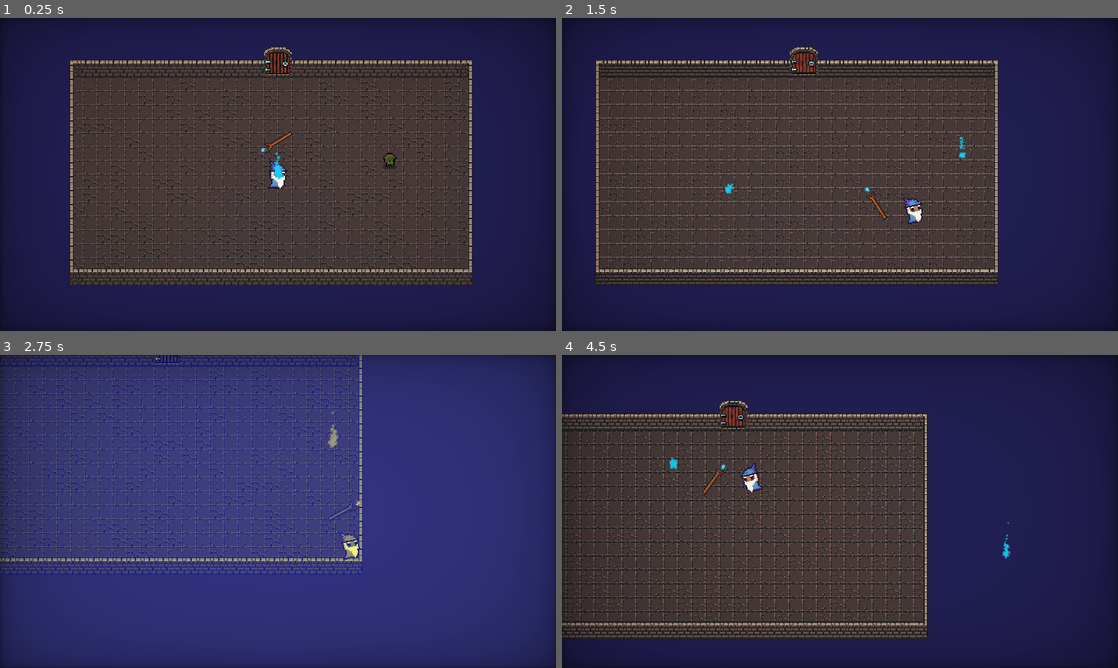
Above: before the commit, frames 1-4 (two rows, left to right).
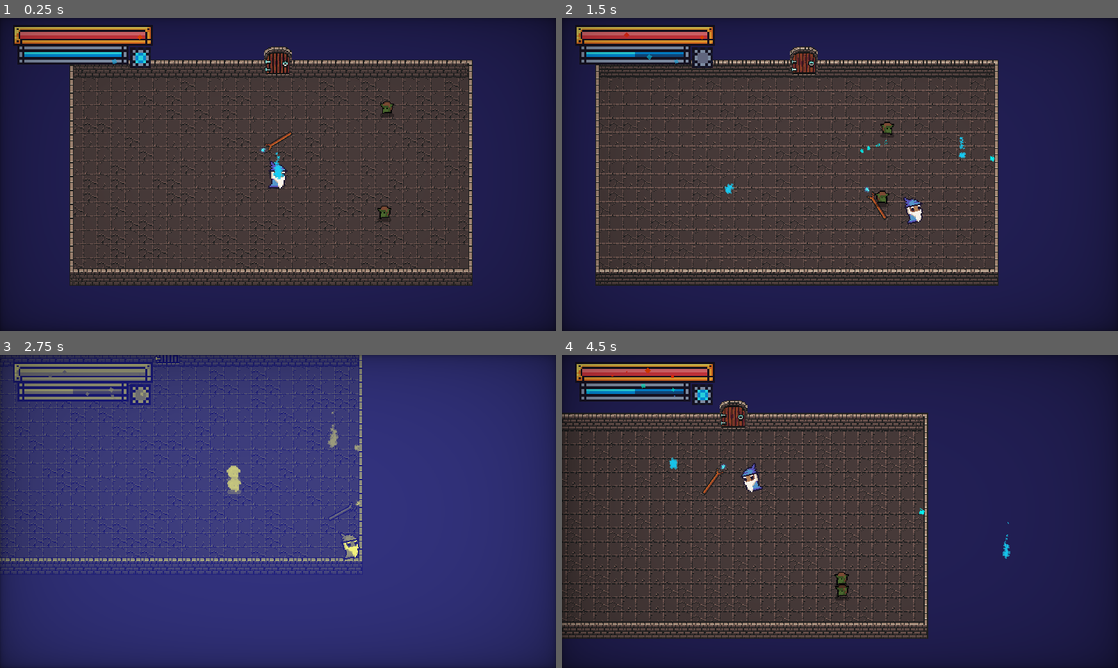
Above: after the commit, the same moments.

Repository: SasVel/WhimsicalLilMagicMan
Game: Godot game, scene res://World/Main.tscn
The game is run twice, just before and just after one commit, with the same random seed, the same clock (stepped at 60 frames per second) and the same inputs.
Inputs (mouse positions are in pixels of both pictures, inside the frame that each line leads up to):
- Up to frame 1 (0.25 s): no input
- Up to frame 2 (1.5 s): move the mouse to (962, 158) at 0.52 s; hold Right (ui_right) 0.53-1.28 s; click (962, 158) at 0.6 s; move the mouse to (728, 190) at 1.27 s; hold Down (ui_down) from 1.28 s (still down); click (728, 190) at 1.35 s
- Up to frame 3 (2.75 s): move the mouse to (333, 442) at 2.02 s; release Down (ui_down) at 2.03 s; hold Right (ui_right) from 2.03 s (still down); tap Space (world_change) at 2.1 s; click (333, 442) at 2.3 s
- Up to frame 4 (4.5 s): move the mouse to (812, 574) at 2.77 s; release Right (ui_right) at 2.78 s; hold Up (ui_up) 2.78-3.53 s; click (812, 574) at 2.85 s; move the mouse to (1006, 558) at 3.52 s; hold Left (ui_left) from 3.53 s (still down); click (1006, 558) at 3.6 s; move the mouse to (673, 464) at 4.27 s; tap Space (world_change) at 4.35 s

The runs differ from the first frame. In frame 1, 3.3% of the frame differs, in the area x 2-72%, y 2-66%; in frame 2, 3.3%; in frame 3, 3.0%; in frame 4, 3.3%.

Commit message:
Stats logic + Enemy AI

Diff:
--- /dev/null
+++ b/Effects/CustomEffects/HealthUI/HealthParticleEffect.tscn
@@ -0,0 +1,44 @@
+[gd_scene load_steps=7 format=3 uid="uid://cic11yujycixo"]
+
+[ext_resource type="PackedScene" uid="uid://kyuyb5042dv" path="res://Effects/ParticleEffect.tscn" id="1_g54ol"]
+
+[sub_resource type="Curve" id="Curve_xg52y"]
+min_value = -1.0
+_data = [Vector2(0, 1), 0.0, 0.0, 0, 0, Vector2(1, 1), 0.0, 0.0, 0, 0]
+point_count = 2
+
+[sub_resource type="CurveTexture" id="CurveTexture_e8323"]
+curve = SubResource("Curve_xg52y")
+
+[sub_resource type="Curve" id="Curve_80xyt"]
+_data = [Vector2(0, 0.890909), 0.0, -0.0738363, 0, 0, Vector2(1, 0.254545), -0.636364, 0.0, 1, 0]
+point_count = 2
+
+[sub_resource type="CurveTexture" id="CurveTexture_kjg5a"]
+curve = SubResource("Curve_80xyt")
+
+[sub_resource type="ParticleProcessMaterial" id="ParticleProcessMaterial_sn0k4"]
+resource_local_to_scene = true
+lifetime_randomness = 0.2
+emission_shape = 3
+emission_box_extents = Vector3(2, 2, 2)
+particle_flag_disable_z = true
+direction = Vector3(0, 0, 0)
+gravity = Vector3(0, 0, 0)
+orbit_velocity_min = 0.0
+orbit_velocity_max = 0.0
+angle_min = -90.0
+angle_max = 90.0
+scale_min = 4.0
+scale_max = 6.0
+scale_curve = SubResource("CurveTexture_kjg5a")
+color = Color(1, 0.0941176, 0.0117647, 0.662745)
+hue_variation_min = -0.1
+hue_variation_max = 0.1
+hue_variation_curve = SubResource("CurveTexture_e8323")
+
+[node name="HealthParticleEffect" instance=ExtResource("1_g54ol")]
+amount = 4
+process_material = SubResource("ParticleProcessMaterial_sn0k4")
+lifetime = 2.0
+speed_scale = 0.5
--- /dev/null
+++ b/Effects/CustomEffects/HealthUI/ManaParticleEffect.tscn
@@ -0,0 +1,35 @@
+[gd_scene load_steps=5 format=3 uid="uid://tyj76s5s5kli"]
+
+[ext_resource type="PackedScene" uid="uid://kyuyb5042dv" path="res://Effects/ParticleEffect.tscn" id="1_bww42"]
+
+[sub_resource type="Curve" id="Curve_80xyt"]
+_data = [Vector2(0, 0.890909), 0.0, -0.0738363, 0, 0, Vector2(1, 0.254545), -0.636364, 0.0, 1, 0]
+point_count = 2
+
+[sub_resource type="CurveTexture" id="CurveTexture_kjg5a"]
+curve = SubResource("Curve_80xyt")
+
+[sub_resource type="ParticleProcessMaterial" id="ParticleProcessMaterial_m1b1y"]
+resource_local_to_scene = true
+lifetime_randomness = 0.2
+emission_shape = 3
+emission_box_extents = Vector3(55, 10, 2)
+particle_flag_disable_z = true
+direction = Vector3(0, 0, 0)
+gravity = Vector3(0, 0, 0)
+orbit_velocity_min = 0.0
+orbit_velocity_max = 0.0
+angle_min = -90.0
+angle_max = 90.0
+scale_min = 4.0
+scale_max = 6.0
+scale_curve = SubResource("CurveTexture_kjg5a")
+color = Color(0, 0.811765, 0.901961, 0.690196)
+hue_variation_min = -0.1
+hue_variation_max = 0.1
+
+[node name="ManaParticleEffect" instance=ExtResource("1_bww42")]
+amount = 5
+process_material = SubResource("ParticleProcessMaterial_m1b1y")
+lifetime = 2.0
+speed_scale = 0.5
--- /dev/null
+++ b/Effects/ParticleEffect.tscn
@@ -0,0 +1,27 @@
+[gd_scene load_steps=4 format=3 uid="uid://kyuyb5042dv"]
+
+[sub_resource type="Curve" id="Curve_80xyt"]
+_data = [Vector2(0, 0.890909), 0.0, -0.0738363, 0, 0, Vector2(1, 0.254545), -0.636364, 0.0, 1, 0]
+point_count = 2
+
+[sub_resource type="CurveTexture" id="CurveTexture_kjg5a"]
+curve = SubResource("Curve_80xyt")
+
+[sub_resource type="ParticleProcessMaterial" id="ParticleProcessMaterial_bycld"]
+resource_local_to_scene = true
+lifetime_randomness = 0.2
+emission_shape = 3
+emission_box_extents = Vector3(2, 2, 2)
+particle_flag_disable_z = true
+direction = Vector3(0, 0, 0)
+gravity = Vector3(0, 0, 0)
+orbit_velocity_min = 0.0
+orbit_velocity_max = 0.0
+angle_min = -90.0
+angle_max = 90.0
+scale_min = 2.0
+scale_max = 4.0
+scale_curve = SubResource("CurveTexture_kjg5a")
+
+[node name="ParticleEffect" type="GPUParticles2D"]
+process_material = SubResource("ParticleProcessMaterial_bycld")
--- a/Enemies/Goblin/Enemy.gd
+++ b/Enemies/Goblin/Enemy.gd
@@ -1,7 +1,10 @@
 extends RigidBody2D
 
 @onready var sprites = $MainSprite
-@export var SPEED = 50
+@export var SPEED = 100
+@export var MAX_SPEED = 300
+var directionToPlayer = Vector2.ZERO
+@onready var stats = $Stats
 
 enum {
 	IDLE,
@@ -16,22 +19,23 @@
 	match state:
 		IDLE:
 			sprites.animation = "Idle"
-			idle_state()
+			idle_state(delta)
 		RUN:
 			sprites.animation = "Run"
 			run_state(delta)
+	directionToPlayer = self.position.direction_to(GlobalInfo.playerPos)
 
-
-func idle_state():
-	pass
+func idle_state(delta):
+	if self.linear_velocity != Vector2.ZERO:
+		self.linear_velocity = self.linear_velocity.move_toward(Vector2.ZERO, SPEED * delta)
 
 func run_state(delta):
-	self.position = self.position.move_toward(GlobalInfo.playerPos, SPEED * delta)
+	if self.linear_velocity.x < MAX_SPEED || self.linear_velocity.y < MAX_SPEED:
+		self.apply_central_impulse(directionToPlayer * SPEED * delta * 2)
 	if GlobalInfo.playerPos.x > self.position.x:
 		sprites.flip_h = false
 	else:
 		sprites.flip_h = true
-
 
 func _on_player_detection_zone_body_entered(body):
 	if body is Player:
@@ -49,4 +53,10 @@
 		sprites.material.set_shader_parameter("flash_opacity", 0)
 
 func _on_hurt_box_area_entered(area):
+	var entity = area.get_parent()
+	print(entity.velocity)
+	self.apply_central_impulse(entity.velocity * 2)
+	stats.health -= area.damage
+
+func _on_stats_no_health():
 	queue_free()
--- a/Enemies/Goblin/EnemyGoblin.tscn
+++ b/Enemies/Goblin/EnemyGoblin.tscn
@@ -115,7 +115,7 @@
 height = 14.0
 
 [sub_resource type="CircleShape2D" id="CircleShape2D_6x28b"]
-radius = 120.337
+radius = 180.1
 
 [sub_resource type="CircleShape2D" id="CircleShape2D_yxlgp"]
 radius = 7.0
@@ -127,13 +127,13 @@
 y_sort_enabled = true
 collision_layer = 4
 collision_mask = 5
-inertia = 1.0
+mass = 5.0
 gravity_scale = 0.0
 lock_rotation = true
 script = ExtResource("1_h6it2")
 
 [node name="Stats" parent="." instance=ExtResource("2_j85s0")]
-max_health = 2
+max_health = 5
 
 [node name="MainSprite" type="AnimatedSprite2D" parent="."]
 material = SubResource("ShaderMaterial_uhtbg")
@@ -150,7 +150,6 @@
 shape = SubResource("CapsuleShape2D_aacr7")
 
 [node name="PlayerDetectionZone" type="Area2D" parent="."]
-visible = false
 collision_layer = 32
 collision_mask = 2
 
@@ -171,6 +170,7 @@
 [node name="CollisionShape2D" parent="HurtBox" index="0"]
 shape = SubResource("CircleShape2D_imf5a")
 
+[connection signal="no_health" from="Stats" to="." method="_on_stats_no_health"]
 [connection signal="body_entered" from="PlayerDetectionZone" to="." method="_on_player_detection_zone_body_entered"]
 [connection signal="body_exited" from="PlayerDetectionZone" to="." method="_on_player_detection_zone_body_exited"]
 [connection signal="area_entered" from="HurtBox" to="." method="_on_hurt_box_area_entered"]
--- a/MagicBullet/MagicBullet.tscn
+++ b/MagicBullet/MagicBullet.tscn
@@ -5,7 +5,7 @@
 [ext_resource type="PackedScene" uid="uid://ye6sscbkfm3t" path="res://Interaction Boxes/HurtBox.tscn" id="3_m8j2d"]
 
 [sub_resource type="CircleShape2D" id="CircleShape2D_du8i2"]
-radius = 4.0
+radius = 2.0
 
 [sub_resource type="Curve" id="Curve_80xyt"]
 _data = [Vector2(0, 0.890909), 0.0, -0.0738363, 0, 0, Vector2(1, 0.254545), -0.636364, 0.0, 1, 0]
@@ -41,6 +41,7 @@
 collision_layer = 2
 motion_mode = 1
 script = ExtResource("1_0w5fa")
+mana_cost = 5
 
 [node name="CollisionShape2D" type="CollisionShape2D" parent="."]
 shape = SubResource("CircleShape2D_du8i2")
@@ -64,6 +65,7 @@
 collision_layer = 64
 collision_mask = 5
 collision_priority = 2.0
+input_pickable = false
 
 [node name="CollisionShape2D" parent="HurtBox" index="0"]
 shape = SubResource("CircleShape2D_ubrv5")
--- a/Player/Movement.gd
+++ b/Player/Movement.gd
@@ -8,6 +8,7 @@
 var CURR_SPEED = SPEED;
 @onready var staff = $Staff
 @onready var Bullet = preload("res://MagicBullet/MagicBullet.tscn")
+
 enum {
 	IDLE,
 	MOVE
@@ -68,13 +69,13 @@
 		else:
 			GlobalInfo.worldState = GlobalInfo.worldStateEnum.MAIN
 
-	if Input.is_action_just_pressed("shoot"):
-		shoot_bullet()
+	if Input.is_action_just_pressed("shoot") && GlobalInfo.worldState == GlobalInfo.worldStateEnum.MAIN:
+		shoot()
 
 	GlobalInfo.playerPos = self.position
 	move_and_slide()
 
-func shoot_bullet():
+func shoot():
 	var bullet = Bullet.instantiate()
 	if PlayerStats.mana >= bullet.mana_cost:
 		bullet.position = staff.gemPos
@@ -82,6 +83,8 @@
 
 func _on_hurt_box_area_entered(area):
 	PlayerStats.health -= area.damage
+	var enemy = area.get_parent()
+	enemy.apply_central_impulse(Vector2())
 
 func on_no_health():
 	queue_free()
--- a/Player/Player.tscn
+++ b/Player/Player.tscn
@@ -1,19 +1,14 @@
-[gd_scene load_steps=33 format=3 uid="uid://jl61vuqhndiy"]
+[gd_scene load_steps=31 format=3 uid="uid://jl61vuqhndiy"]
 
 [ext_resource type="Script" path="res://Player/Movement.gd" id="1_mc25c"]
 [ext_resource type="SpriteFrames" uid="uid://bkw57ne00h0tj" path="res://Player/PlayerFrames.tres" id="2_oncrt"]
 [ext_resource type="PackedScene" uid="uid://cd52a7v1fir0t" path="res://World/Camera/MainCamera.tscn" id="2_s4cnw"]
-[ext_resource type="PackedScene" uid="uid://c485f0w3fc2fr" path="res://Interaction Boxes/HitBox.tscn" id="5_03hwv"]
 [ext_resource type="PackedScene" uid="uid://vg0a2afxvfi6" path="res://Player/Staff/Staff.tscn" id="6_8wy8g"]
 [ext_resource type="PackedScene" uid="uid://ye6sscbkfm3t" path="res://Interaction Boxes/HurtBox.tscn" id="6_ovi2f"]
 
 [sub_resource type="CapsuleShape2D" id="CapsuleShape2D_fwx1s"]
 radius = 5.0
 height = 18.0
-
-[sub_resource type="CapsuleShape2D" id="CapsuleShape2D_b66ad"]
-radius = 8.0
-height = 24.0
 
 [sub_resource type="CapsuleShape2D" id="CapsuleShape2D_y2nrq"]
 radius = 8.0
@@ -319,17 +314,9 @@
 rotation = 1.5708
 shape = SubResource("CapsuleShape2D_fwx1s")
 
-[node name="HitBox" parent="." instance=ExtResource("5_03hwv")]
-collision_layer = 2
-collision_mask = 16
-
-[node name="CollisionShape2D" parent="HitBox" index="0"]
-position = Vector2(0, 3)
-shape = SubResource("CapsuleShape2D_b66ad")
-
 [node name="HurtBox" parent="." instance=ExtResource("6_ovi2f")]
 collision_layer = 8
-collision_mask = 0
+collision_mask = 4
 
 [node name="CollisionShape2D" parent="HurtBox" index="0"]
 position = Vector2(0, 3)
@@ -350,5 +337,4 @@
 
 [connection signal="area_entered" from="HurtBox" to="." method="_on_hurt_box_area_entered"]
 
-[editable path="HitBox"]
 [editable path="HurtBox"]
--- a/Player/PlayerStats.tscn
+++ b/Player/PlayerStats.tscn
@@ -5,7 +5,7 @@
 
 [node name="PlayerStats" instance=ExtResource("1_w4q2y")]
 script = ExtResource("2_m6aku")
-max_mana = 10
+max_mana = 20
 mana_regen_per_tick = 1
 
 [node name="ManaTickTimer" type="Timer" parent="." index="0"]
--- a/Stats/Stats.gd
+++ b/Stats/Stats.gd
@@ -15,6 +15,5 @@
 func set_health(val):
 	emit_signal("changed_health", val)
 	health = clamp(val, 0, max_health + 1)
-	print(health)
 	if health <= 0:
 		emit_signal("no_health")
--- a/UI/HealthUI/StatsUI.gd
+++ /dev/null
@@ -1,16 +0,0 @@
-extends Control
-
-@onready var healthBar = $HealthBar
-
-func _ready():
-	healthBar.max_value = PlayerStats.max_health
-	healthBar.value = PlayerStats.health
-
-	PlayerStats.changed_health.connect(on_changed_health)
-	PlayerStats.no_health.connect(on_no_health)
-
-func on_changed_health(val):
-	healthBar.value = val
-
-func on_no_health():
-	self.visible = false
--- a/UI/HealthUI/StatsUI.tscn
+++ /dev/null
@@ -1,21 +0,0 @@
-[gd_scene load_steps=2 format=3 uid="uid://cr4pgto0p0mnw"]
-
-[ext_resource type="Script" path="res://UI/HealthUI/StatsUI.gd" id="1_fk6hl"]
-
-[node name="StatsUI" type="Control"]
-layout_mode = 3
-anchors_preset = 15
-anchor_right = 1.0
-anchor_bottom = 1.0
-grow_horizontal = 2
-grow_vertical = 2
-script = ExtResource("1_fk6hl")
-
-[node name="HealthBar" type="TextureProgressBar" parent="."]
-layout_mode = 1
-offset_left = 16.0
-offset_top = 16.0
-offset_right = 224.0
-offset_bottom = 31.0
-fill_mode = 1
-nine_patch_stretch = true
--- /dev/null
+++ b/UI/StatsUI/StatsUI.gd
@@ -0,0 +1,29 @@
+extends Control
+
+@onready var healthBar = $HealthBar
+@onready var manaBar = $ManaBar
+@onready var cooldownBar = $CooldownBar
+
+func _ready():
+	healthBar.max_value = PlayerStats.max_health
+	healthBar.value = PlayerStats.health
+	manaBar.max_value = PlayerStats.max_mana
+	manaBar.value = PlayerStats.mana
+	cooldownBar.max_value = PlayerStats.manaRegenTimer.wait_time
+	cooldownBar.value = PlayerStats.manaRegenTimer.time_left
+
+	PlayerStats.changed_health.connect(on_changed_health)
+	PlayerStats.no_health.connect(on_no_health)
+	PlayerStats.changed_mana.connect(on_changed_mana)
+
+func _physics_process(delta):
+	cooldownBar.value = PlayerStats.manaRegenTimer.wait_time - PlayerStats.manaRegenTimer.time_left
+
+func on_changed_health(val):
+	healthBar.value = val
+
+func on_changed_mana(val):
+	manaBar.value = val
+
+func on_no_health():
+	self.visible = false
--- /dev/null
+++ b/UI/StatsUI/StatsUI.tscn
@@ -0,0 +1,119 @@
+[gd_scene load_steps=19 format=3 uid="uid://cr4pgto0p0mnw"]
+
+[ext_resource type="Script" path="res://UI/StatsUI/StatsUI.gd" id="1_sbfs8"]
+[ext_resource type="Texture2D" uid="uid://c1otdfwmwb15x" path="res://UI/StatsUI/Assets/HealthBarEmpty.png" id="2_op07q"]
+[ext_resource type="Texture2D" uid="uid://h3xqmwj7e8e1" path="res://UI/StatsUI/Assets/HealthBarOver.png" id="3_ljou1"]
+[ext_resource type="Texture2D" uid="uid://djhor1vau7ixi" path="res://UI/StatsUI/Assets/HealthBarFill.png" id="4_u8css"]
+[ext_resource type="Texture2D" uid="uid://c20ldd05hxgty" path="res://UI/StatsUI/Assets/ManaBarEmpty.png" id="5_1l3i6"]
+[ext_resource type="Texture2D" uid="uid://djwa3e7p0y35q" path="res://UI/StatsUI/Assets/ManaBarOver.png" id="6_n0vlh"]
+[ext_resource type="Texture2D" uid="uid://csdchxmvv0s6l" path="res://UI/StatsUI/Assets/ManaBarFill.png" id="7_as0sf"]
+[ext_resource type="Texture2D" uid="uid://cnqyv3sgdk7ve" path="res://UI/StatsUI/Assets/ManaRegenBarEmpty.png" id="8_88sxy"]
+[ext_resource type="PackedScene" uid="uid://cic11yujycixo" path="res://Effects/CustomEffects/HealthUI/HealthParticleEffect.tscn" id="8_gpg2l"]
+[ext_resource type="PackedScene" uid="uid://tyj76s5s5kli" path="res://Effects/CustomEffects/HealthUI/ManaParticleEffect.tscn" id="9_4g4pe"]
+[ext_resource type="Texture2D" uid="uid://b8aellh44wfn7" path="res://UI/StatsUI/Assets/ManaRegenBarOver.png" id="9_4u77r"]
+[ext_resource type="Texture2D" uid="uid://c1iy0p2molnhx" path="res://UI/StatsUI/Assets/ManaRegenBarFill.png" id="10_vaf0t"]
+
+[sub_resource type="Curve" id="Curve_xg52y"]
+min_value = -1.0
+_data = [Vector2(0, 1), 0.0, 0.0, 0, 0, Vector2(1, 1), 0.0, 0.0, 0, 0]
+point_count = 2
+
+[sub_resource type="CurveTexture" id="CurveTexture_e8323"]
+curve = SubResource("Curve_xg52y")
+
+[sub_resource type="Curve" id="Curve_80xyt"]
+_data = [Vector2(0, 0.890909), 0.0, -0.0738363, 0, 0, Vector2(1, 0.254545), -0.636364, 0.0, 1, 0]
+point_count = 2
+
+[sub_resource type="CurveTexture" id="CurveTexture_kjg5a"]
+curve = SubResource("Curve_80xyt")
+
+[sub_resource type="ParticleProcessMaterial" id="ParticleProcessMaterial_jc37f"]
+resource_local_to_scene = true
+lifetime_randomness = 0.2
+emission_shape = 3
+emission_box_extents = Vector3(70, 6, 1)
+particle_flag_disable_z = true
+direction = Vector3(0, 0, 0)
+gravity = Vector3(0, 0, 0)
+orbit_velocity_min = 0.0
+orbit_velocity_max = 0.0
+angle_min = -90.0
+angle_max = 90.0
+scale_min = 4.0
+scale_max = 6.0
+scale_curve = SubResource("CurveTexture_kjg5a")
+color = Color(0.937255, 0.141176, 0.172549, 1)
+hue_variation_max = 0.1
+hue_variation_curve = SubResource("CurveTexture_e8323")
+
+[sub_resource type="ParticleProcessMaterial" id="ParticleProcessMaterial_sopuq"]
+resource_local_to_scene = true
+lifetime_randomness = 0.2
+emission_shape = 3
+emission_box_extents = Vector3(64, 12, 2)
+particle_flag_disable_z = true
+direction = Vector3(0, 0, 0)
+gravity = Vector3(0, 0, 0)
+orbit_velocity_min = 0.0
+orbit_velocity_max = 0.0
+angle_min = -90.0
+angle_max = 90.0
+scale_min = 4.0
+scale_max = 6.0
+scale_curve = SubResource("CurveTexture_kjg5a")
+color = Color(0, 0.811765, 0.901961, 0.690196)
+hue_variation_min = -0.1
+hue_variation_max = 0.1
+
+[node name="StatsUI" type="Control"]
+layout_mode = 3
+anchors_preset = 15
+anchor_right = 1.0
+anchor_bottom = 1.0
+grow_horizontal = 2
+grow_vertical = 2
+script = ExtResource("1_sbfs8")
+
+[node name="HealthBar" type="TextureProgressBar" parent="."]
+layout_mode = 1
+offset_left = 15.0
+offset_top = 8.0
+offset_right = 176.0
+offset_bottom = 32.0
+nine_patch_stretch = true
+texture_under = ExtResource("2_op07q")
+texture_over = ExtResource("3_ljou1")
+texture_progress = ExtResource("4_u8css")
+
+[node name="ManaBar" type="TextureProgressBar" parent="."]
+layout_mode = 0
+offset_left = 20.0
+offset_top = 30.0
+offset_right = 148.0
+offset_bottom = 54.0
+nine_patch_stretch = true
+texture_under = ExtResource("5_1l3i6")
+texture_over = ExtResource("6_n0vlh")
+texture_progress = ExtResource("7_as0sf")
+
+[node name="CooldownBar" type="TextureProgressBar" parent="."]
+layout_mode = 0
+offset_left = 150.0
+offset_top = 34.0
+offset_right = 174.0
+offset_bottom = 58.0
+value = 50.0
+fill_mode = 4
+nine_patch_stretch = true
+texture_under = ExtResource("8_88sxy")
+texture_over = ExtResource("9_4u77r")
+texture_progress = ExtResource("10_vaf0t")
+
+[node name="HealthParticleEffect" parent="." instance=ExtResource("8_gpg2l")]
+position = Vector2(96, 20)
+process_material = SubResource("ParticleProcessMaterial_jc37f")
+
+[node name="ManaParticleEffect" parent="." instance=ExtResource("9_4g4pe")]
+position = Vector2(88, 42)
+process_material = SubResource("ParticleProcessMaterial_sopuq")
--- a/World/Main.tscn
+++ b/World/Main.tscn
@@ -1,9 +1,10 @@
-[gd_scene load_steps=6 format=3 uid="uid://drr13fe8psdp8"]
+[gd_scene load_steps=7 format=3 uid="uid://drr13fe8psdp8"]
 
 [ext_resource type="Script" path="res://World/Main.gd" id="1_ou5ja"]
 [ext_resource type="Environment" uid="uid://t4qlgjmpxstg" path="res://World/WorldEnv.tres" id="1_shwuh"]
 [ext_resource type="PackedScene" uid="uid://jl61vuqhndiy" path="res://Player/Player.tscn" id="2_hyuqm"]
 [ext_resource type="PackedScene" uid="uid://cft5rctwc3rus" path="res://World/Rooms/StartRoom.tscn" id="3_gjgy4"]
+[ext_resource type="PackedScene" uid="uid://cr4pgto0p0mnw" path="res://UI/StatsUI/StatsUI.tscn" id="5_yhy40"]
 [ext_resource type="PackedScene" uid="uid://c3cfb6de0att1" path="res://Enemies/Goblin/EnemyGoblin.tscn" id="6_75cvx"]
 
 [node name="Main" type="Node2D"]
@@ -20,6 +21,12 @@
 MAX_SPEED = 1200
 
 [node name="UI" type="CanvasLayer" parent="."]
+layer = 9
+
+[node name="StatsUI" parent="UI" instance=ExtResource("5_yhy40")]
 
 [node name="EnemyGoblin" parent="." instance=ExtResource("6_75cvx")]
-position = Vector2(464, 192)
+position = Vector2(460, 253)
+
+[node name="EnemyGoblin2" parent="." instance=ExtResource("6_75cvx")]
+position = Vector2(463, 132)
--- a/World/Tiles/RoomTiles.tscn
+++ b/World/Tiles/RoomTiles.tscn
@@ -1109,7 +1109,7 @@
 
 [sub_resource type="TileSet" id="TileSet_d70ob"]
 physics_layer_0/collision_layer = 1
-physics_layer_0/collision_mask = 66
+physics_layer_0/collision_mask = 0
 terrain_set_0/mode = 0
 terrain_set_0/terrain_0/name = "Walls outer"
 terrain_set_0/terrain_0/color = Color(0.219608, 0.423529, 1, 1)
Binary file added: UI/StatsUI/Assets/HealthBarEmpty.png
Not shown, added: UI/StatsUI/Assets/HealthBarEmpty.png.import
Binary file added: UI/StatsUI/Assets/HealthBarFill.png
Not shown, added: UI/StatsUI/Assets/HealthBarFill.png.import
Binary file added: UI/StatsUI/Assets/HealthBarOver.png
Not shown, added: UI/StatsUI/Assets/HealthBarOver.png.import
Binary file added: UI/StatsUI/Assets/ManaBarEmpty.png
Not shown, added: UI/StatsUI/Assets/ManaBarEmpty.png.import
Binary file added: UI/StatsUI/Assets/ManaBarFill.png
Not shown, added: UI/StatsUI/Assets/ManaBarFill.png.import
Binary file added: UI/StatsUI/Assets/ManaBarOver.png
Not shown, added: UI/StatsUI/Assets/ManaBarOver.png.import
(and 6 more such lines)
